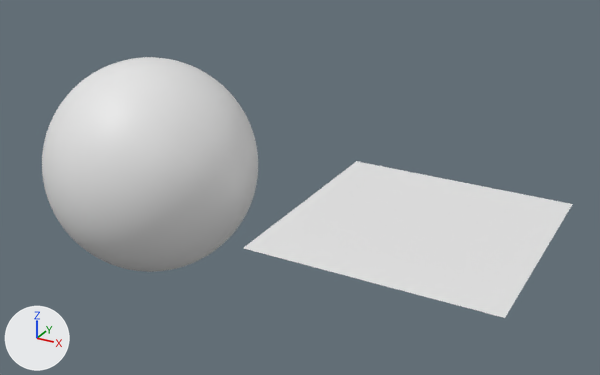
Two versions of the Blender file Assets/Materials/materials.blend, one commit apart.
One viewpoint serves both versions: a 50 mm lens placed at (4.68, -5.66, 2.93), pointed at (1.51, 0.12, 0.04). The axes (+X, +Y, +Z) are drawn at lower left. The lights are the same throughout. Materials are left out; every surface is plain grey.
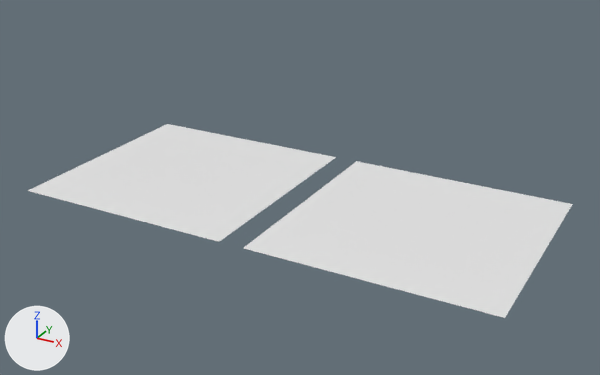
Pixel boxes (x1, y1, x2, y2) of what changed, in the pictures (600 x 375 px):
'Sphere', deleted
    before: (42, 57, 258, 272)
'Plane.001', added
    after: (28, 124, 336, 242)

The change, as a list of edits to the scene's bpy script:
```text
Remove ob_sphere:
    ob_sphere = bpy.data.objects.new('Sphere', me_sphere)
    ob_sphere.location = (0.0, 0.0, 0.0)
    _m = ob_sphere.modifiers.new('Subdivision', 'SUBSURF')
    _m.use_adaptive_subdivision = True
Add ob_plane_001:
    ob_plane_001 = bpy.data.objects.new('Plane.001', me_plane.copy())  # the mesh of ob_plane
    ob_plane_001.location = (0.418, 0.0, 0.0)
    _m = ob_plane_001.modifiers.new('Subdivision', 'SUBSURF')
    _m.subdivision_type = 'SIMPLE'
    _m.use_adaptive_subdivision = True
```
